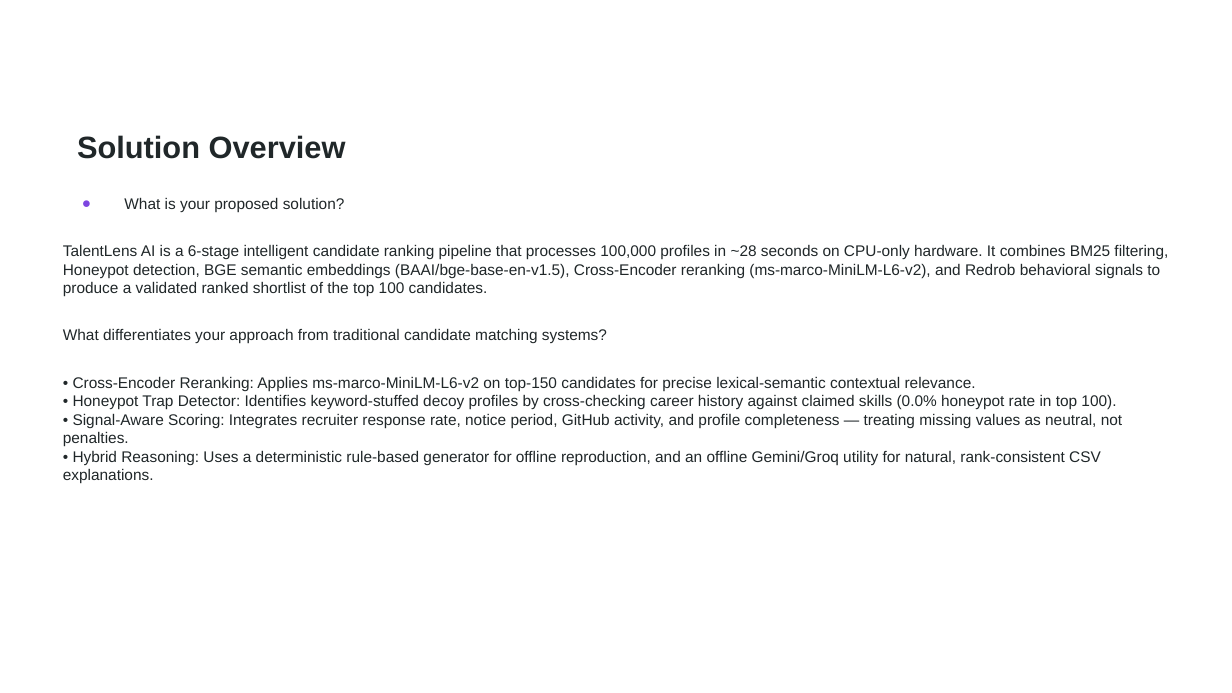
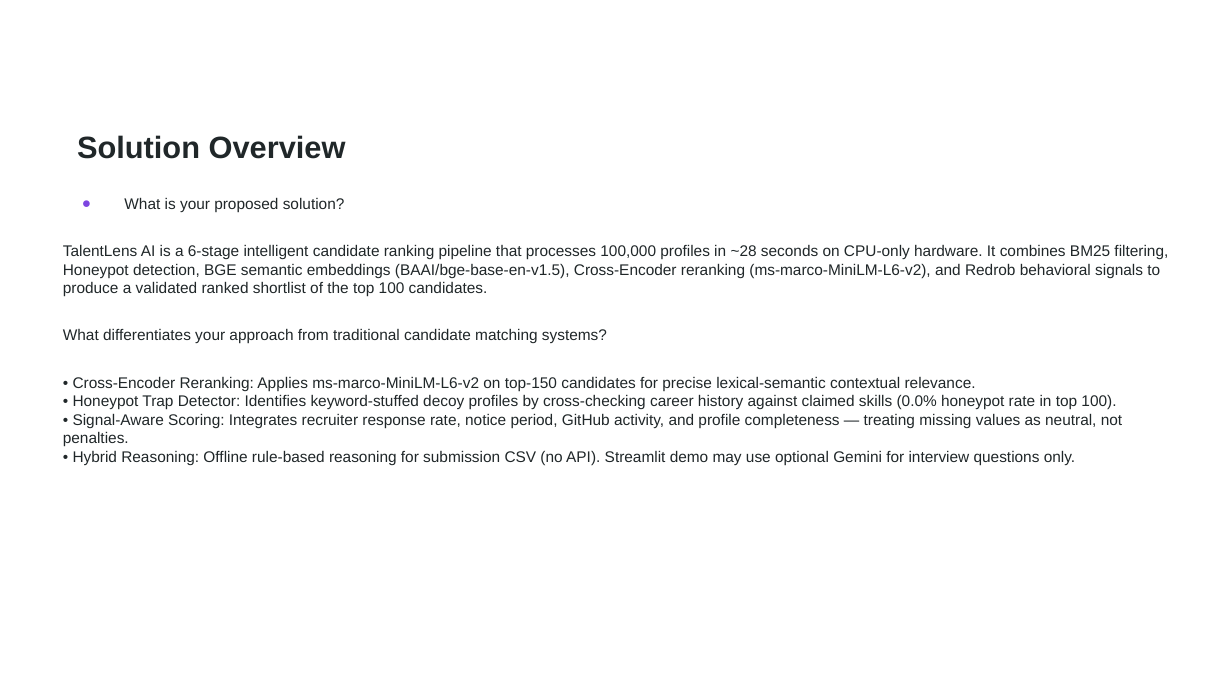
Before and after one commit to mohd-ibadullah/TalentLensAI, a slide deck: slide 2 of TalentLensAI_Submission.pptx. Drawn at 1232x693 pixels with LibreOffice and Linux fonts; fonts in the diff are those of the drawing; background and template pictures are left out. Boxes give left, top, right and bottom in pixels: in the first picture for what was removed or moved away, otherwise in the second. Text is boxed around its words. In the diff, an @@ line names an element or a change of style, - is before the commit and + after.

Commit message:
fixed honeypot score leakage in Streamlit

```diff
--- a/TalentLensAI_Submission.pptx
+++ b/TalentLensAI_Submission.pptx
@@ text at [73,450,1075,465]: text changed @@
-• Hybrid Reasoning: Uses a deterministic rule-based generator for offline reproduction, and an offline Gemini/Groq utility for natural, rank-consistent CSV explanations.
+• Hybrid Reasoning: Offline rule-based reasoning for submission CSV (no API). Streamlit demo may use optional Gemini for interview questions only.
```
Also in this commit, not shown: 5 other slides changed, 3 other files.
